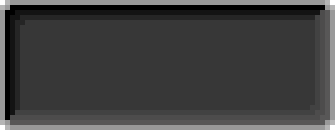
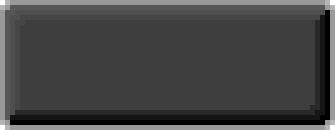
Layer changes from the first 335px x 130px image to the second:
painted on "Shadow" over 5, 5, 330, 125
painted on "Background" over 5, 5, 330, 125
